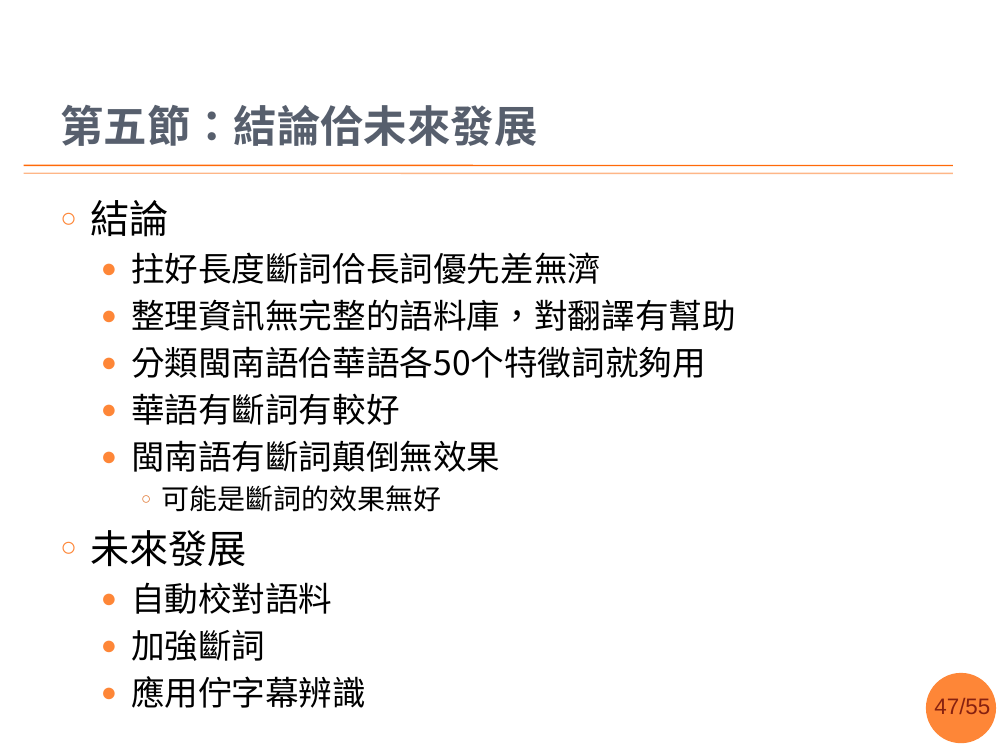
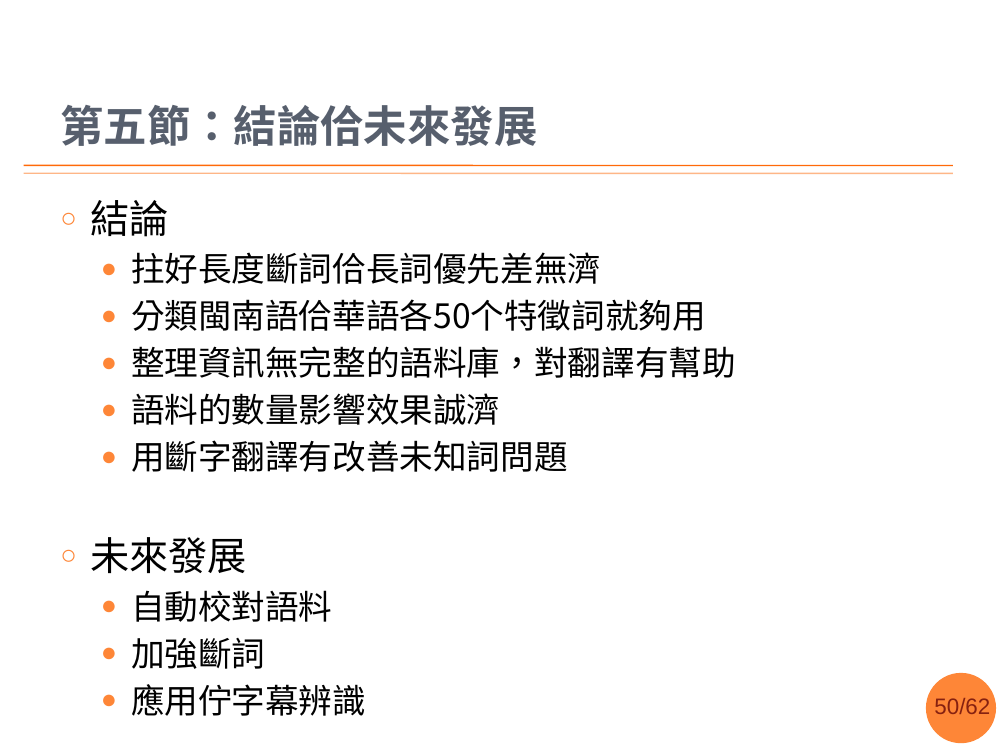
Before and after one commit to sih4sing5hong5/po3-ko3_tau5-iann2-phinn3, a slide deck: slide 50 of 翻譯報告.pptx (slide 47 before the commit). Drawn at 1008x756 pixels with LibreOffice and Linux fonts; fonts in the diff are those of the drawing; background and template pictures are left out. Boxes give left, top, right and bottom in pixels: in the first picture for what was removed or moved away, otherwise in the second. Text is boxed around its words. In the diff, an @@ line names an element or a change of style, - is before the commit and + after.

```diff
--- a/翻譯報告.pptx
+++ b/翻譯報告.pptx
@@ text at [131,299,706,331]: paragraph added @@
+  ● 分類閩南語佮華語各50个特徵詞就夠用
@@ text at [131,393,568,472]: text changed @@
-  ● 分類閩南語佮華語各50个特徵詞就夠用
-  ● 華語有斷詞有較好
-  ● 閩南語有斷詞顛倒無效果
-    ○ 可能是斷詞的效果無好
+  ● 語料的數量影響效果誠濟
+  ● 用斷字翻譯有改善未知詞問題
@@ page number at [934,698,990,714]: text changed @@
-47/55
+50/62
```
Also in this commit, not shown: 31 other slides changed, 4 slides added.
